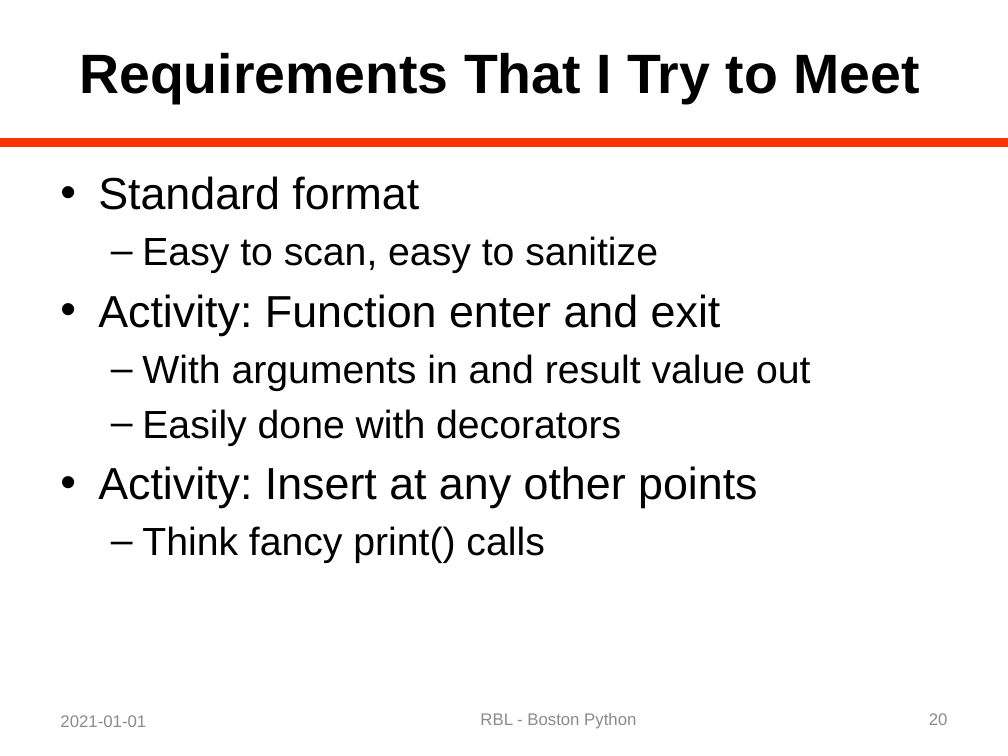
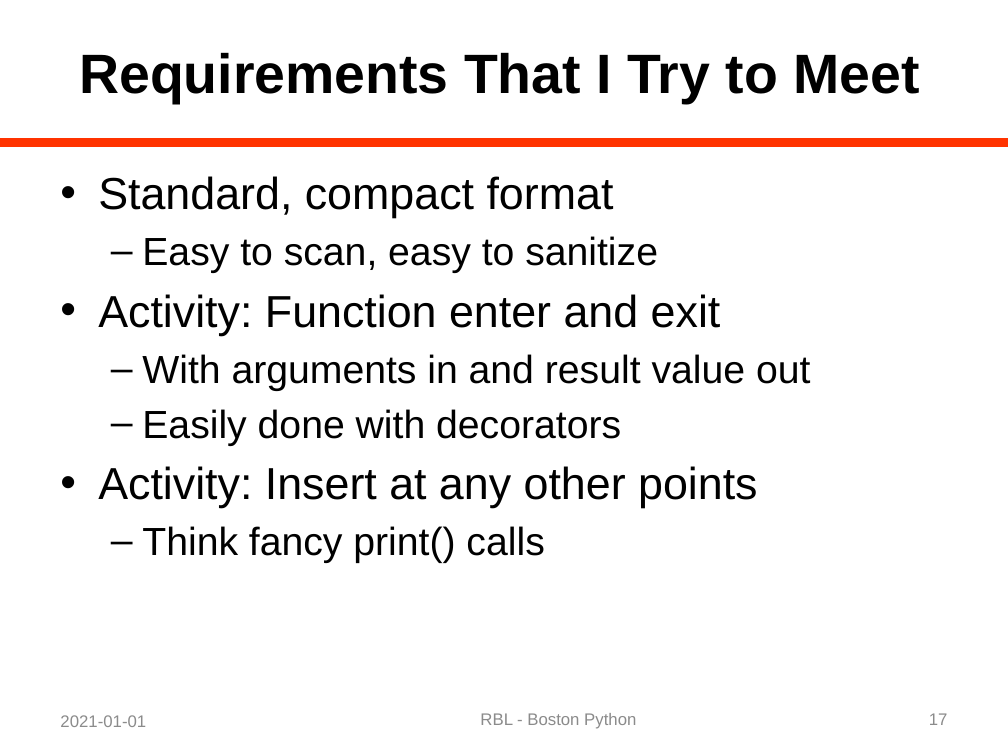
Before and after one commit to rblandau/NewTrace, a slide deck: slide 17 of docs/OfflineDebugging/A Dinosaur and a Python 02.pptx (slide 20 before the commit). Drawn at 1008x756 pixels with LibreOffice and Linux fonts; fonts in the diff are those of the drawing. Boxes give left, top, right and bottom in pixels: in the first picture for what was removed or moved away, otherwise in the second. Text is boxed around its words. In the diff, an @@ line names an element or a change of style, - is before the commit and + after.

```diff
--- a/docs/OfflineDebugging/A Dinosaur and a Python 02.pptx
+++ b/docs/OfflineDebugging/A Dinosaur and a Python 02.pptx
@@ text at (x1=98, y1=176, x2=614, y2=218): text changed @@
-• Standard format
+• Standard, compact format
@@ page number at (x1=929, y1=713, x2=948, y2=725): text changed @@
-20
+17
```
Also in this commit, not shown: 7 other slides changed, 4 slides added, 5 other files.
